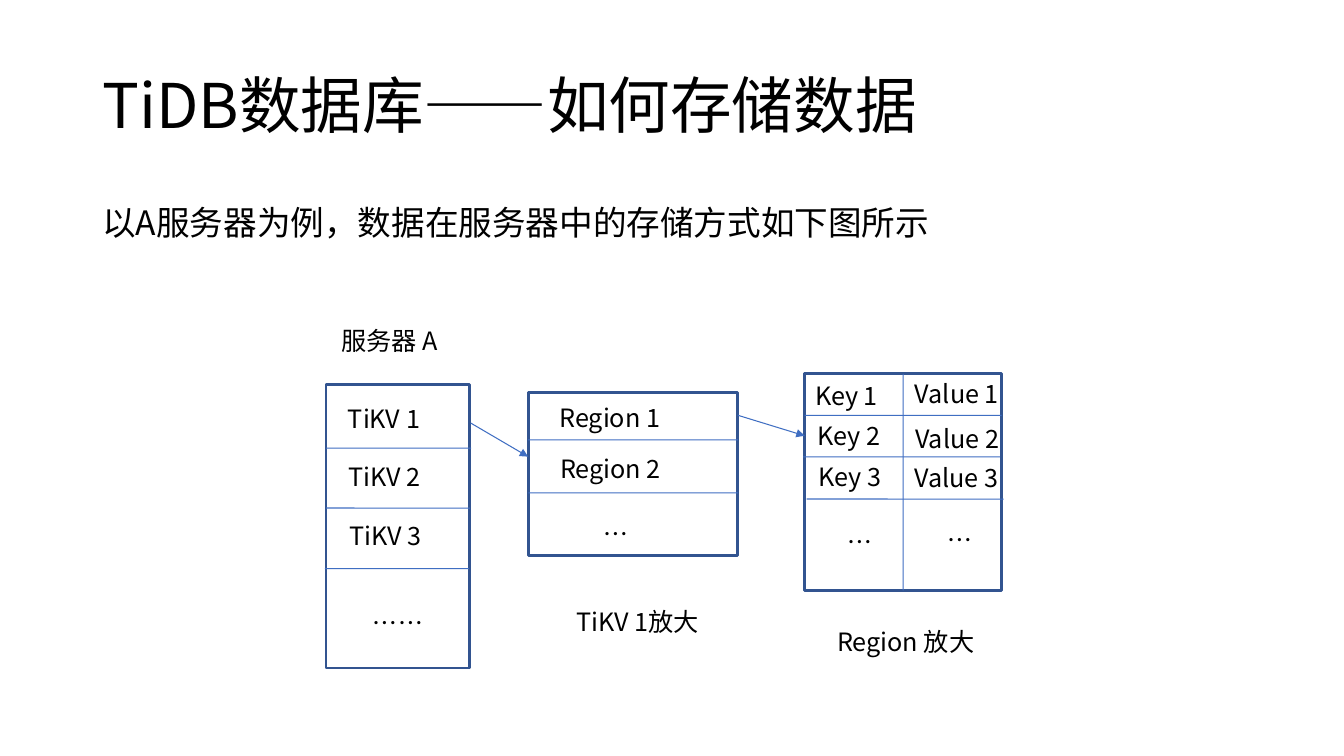
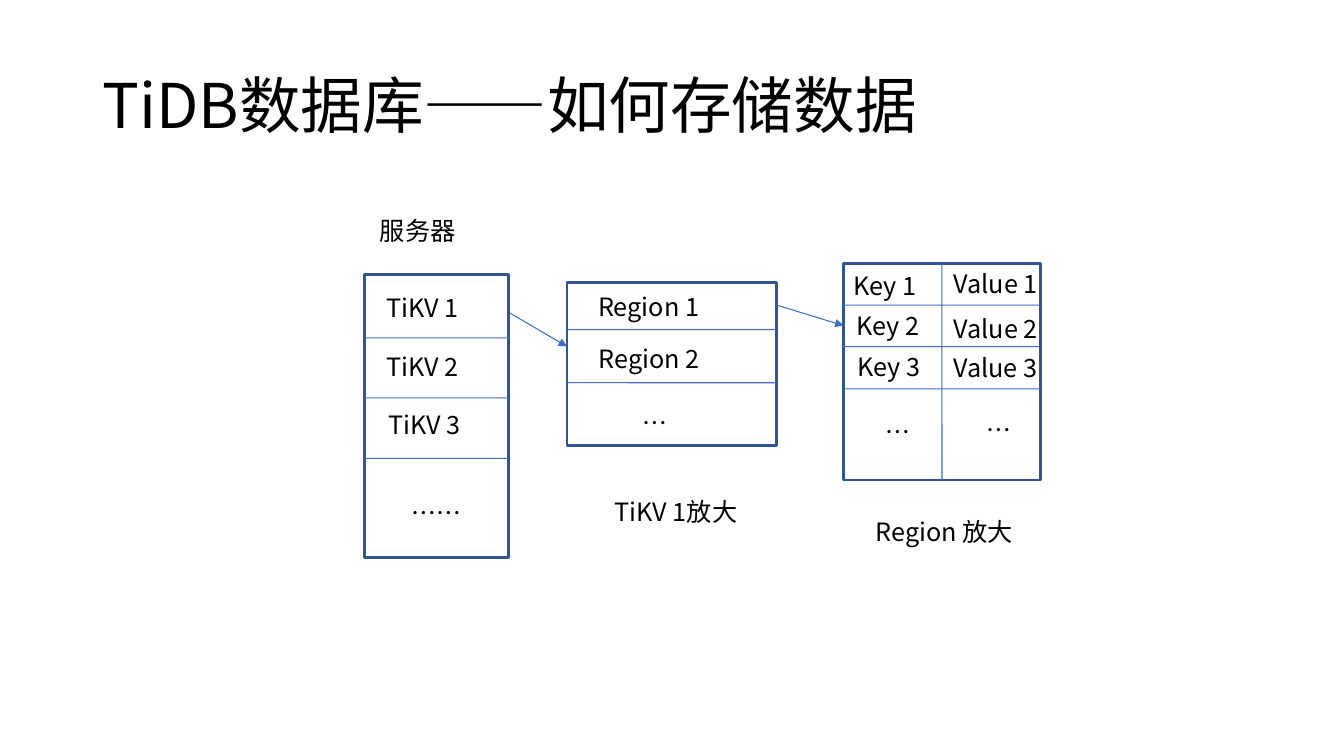
Before and after one commit to Doris404/Study-paper-channel, a slide deck: slide 5 of Chai' project/study material/notes/TiDB项目.pptx. Drawn at 1344x756 pixels with LibreOffice and Linux fonts; fonts in the diff are those of the drawing. Boxes give left, top, right and bottom in pixels: in the first picture for what was removed or moved away, otherwise in the second. Text is boxed around its words. In the diff, an @@ line names an element or a change of style, - is before the commit and + after.

```diff
--- a/Chai' project/study material/notes/TiDB项目.pptx
+++ b/Chai' project/study material/notes/TiDB项目.pptx
@@ text removed at <box>102,206,929,239</box> @@
-以A服务器为例，数据在服务器中的存储方式如下图所示
@@ text at <box>380,219,456,242</box>: text changed @@
-服务器 A
+服务器
@@ 17 texts, 9 lines, 3 rectangles, 2 freeform shapes: place and size @@
-17 texts, 9 lines, 3 rectangles, 2 freeform shapes at <box>325,374,1004,668</box>
+17 texts, 9 lines, 3 rectangles, 2 freeform shapes at <box>364,264,1043,558</box>
```
Also in this commit, not shown: 1 slide added, 12 other files.
